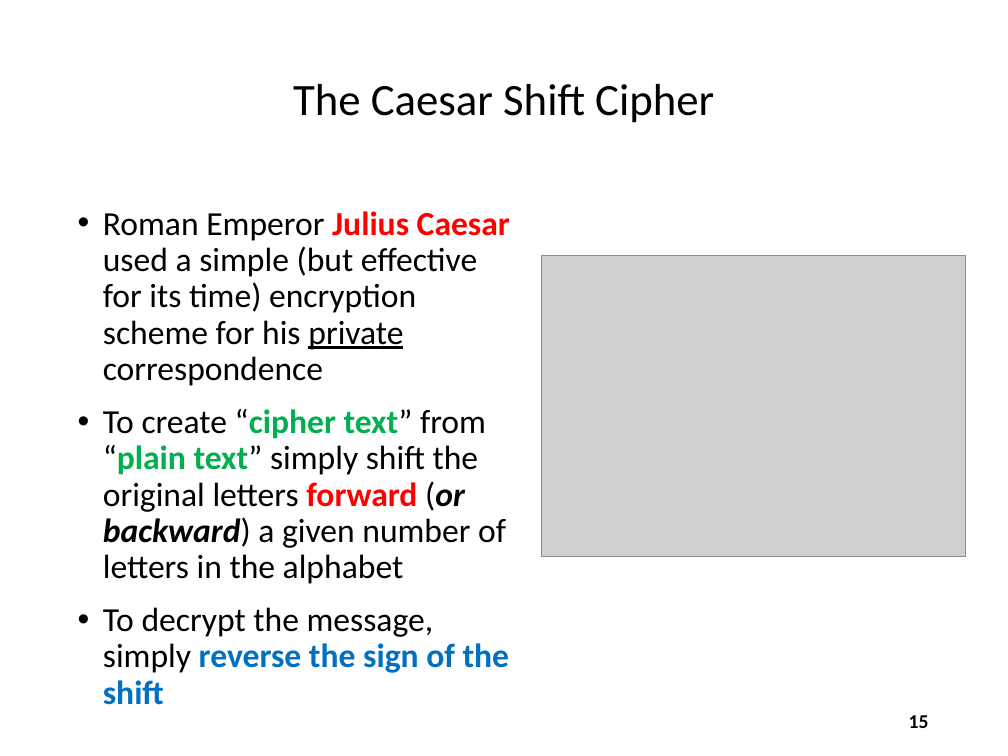
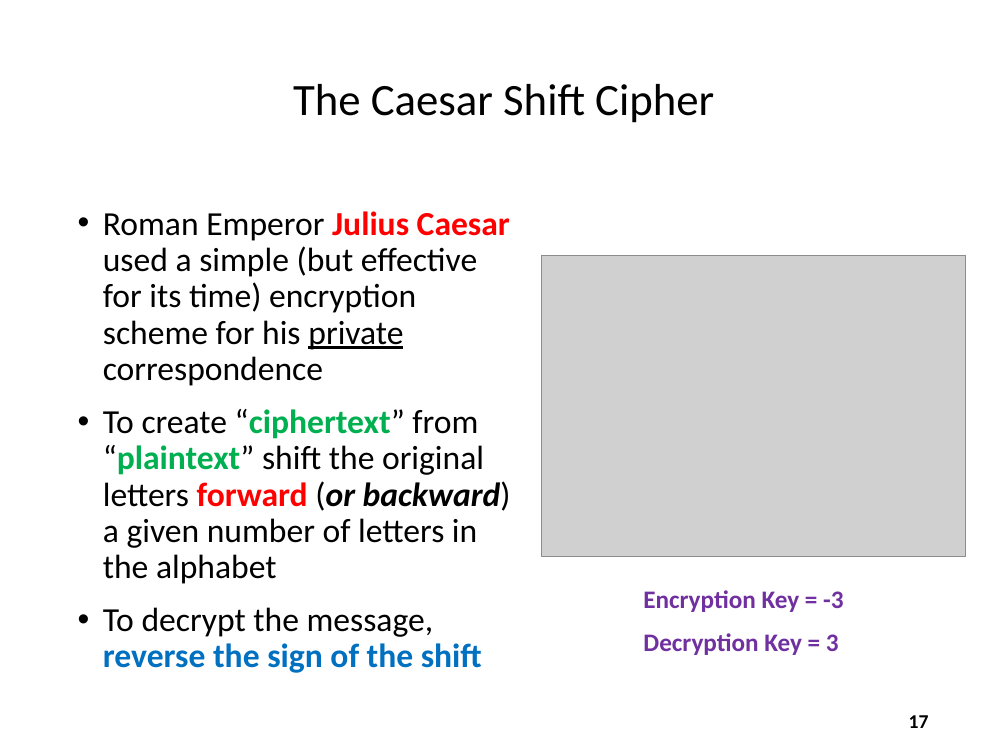
Before and after one commit to dbiersach/scicomp101, a slide deck: slide 17 of Session 08 - Histograms and Code Breaking/Session 08 - Histograms and Code Breaking.pptx (slide 15 before the commit). Drawn at 1008x756 pixels with LibreOffice and Linux fonts; fonts in the diff are those of the drawing; grey boxes stand for pictures. Boxes give left, top, right and bottom in pixels: in the first picture for what was removed or moved away, otherwise in the second. Text is boxed around its words. In the diff, an @@ line names an element or a change of style, - is before the commit and + after.

```diff
--- a/Session 08 - Histograms and Code Breaking/Session 08 - Histograms and Code Breaking.pptx
+++ b/Session 08 - Histograms and Code Breaking/Session 08 - Histograms and Code Breaking.pptx
@@ text at (x1=103, y1=409, x2=511, y2=673): text changed @@
-• To create “cipher text” from “plain text” simply shift the original letters forward (or backward) a given number of letters in the alphabet
-• To decrypt the message, simply reverse the sign of the shift
+• To create “ciphertext” from “plaintext” shift the original letters forward (or backward) a given number of letters in the alphabet
+• To decrypt the message, reverse the sign of the shift
@@ text added at (x1=643, y1=590, x2=843, y2=612), 18 pt, text #7030A0, bold @@
+Encryption Key = -3
@@ text added at (x1=643, y1=633, x2=839, y2=655), 18 pt, text #7030A0, bold @@
+Decryption Key = 3
@@ page number at (x1=909, y1=715, x2=929, y2=728): text changed @@
-15
+17
```
Also in this commit, not shown: 3 other slides changed, 2 slides added.
